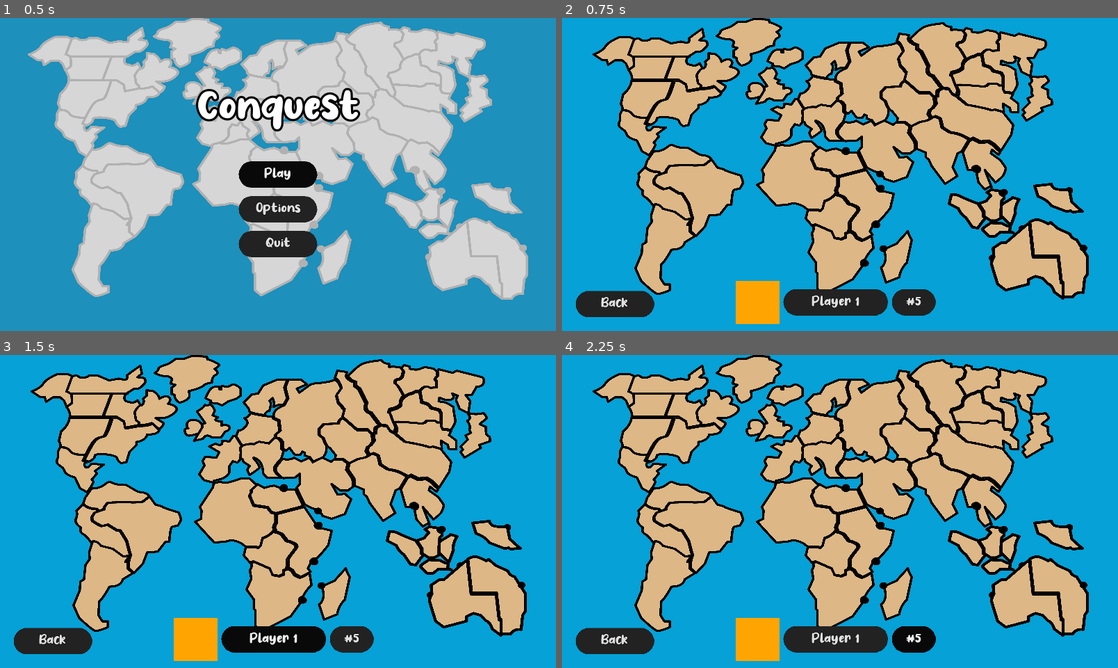
Above: before the commit, frames 1-4 (two rows, left to right).
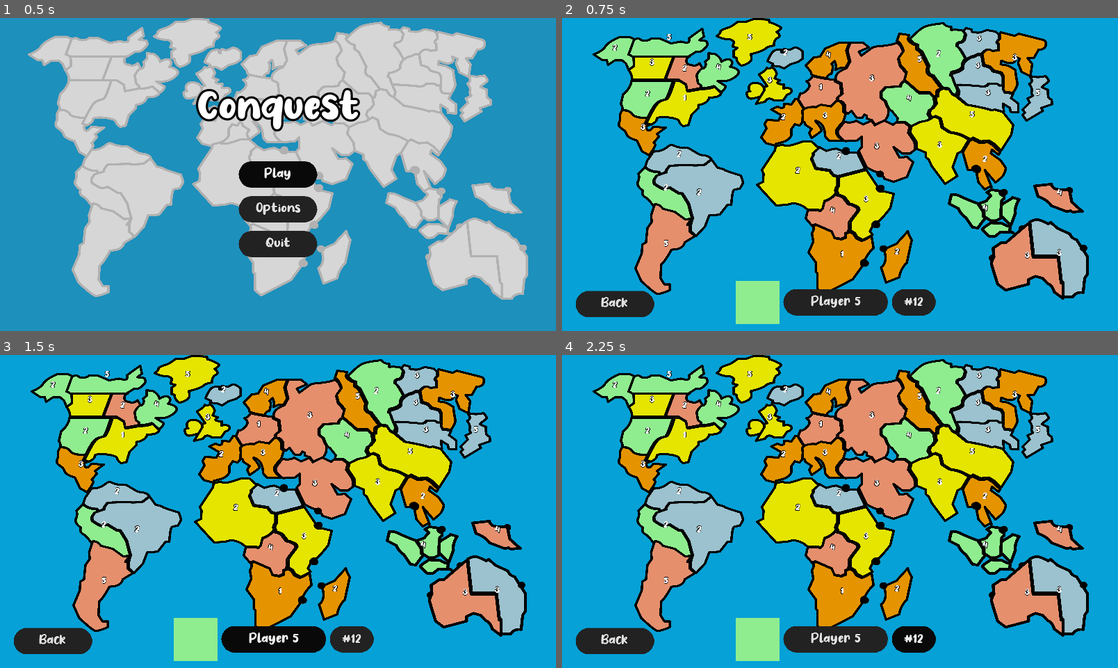
Above: after the commit, the same moments.

Repository: argosopentech/Conquest
Game: Godot game, scene res://Source/Main/Main.tscn
Two runs of this game, one before a commit and one after it. Both use one fixed random seed, a clock stepped at 60 frames per second and the inputs below.
Inputs:
- Up to frame 1 (0.5 s): no input
- Up to frame 2 (0.75 s): click "Play" at 0.5 s
- Up to frame 3 (1.5 s): click "Player 1" (after the commit: "Player 5") at 1.25 s
- Up to frame 4 (2.25 s): click "#5" (after the commit: "#12") at 2 s

Frame 1 is identical in both runs. In frame 2, 33% of the frame differs, in the area x 6-95%, y 0-98%; in frame 3, 33%; in frame 4, 33%.

Commit message:
Auto Place for troops placement

Diff:
--- a/Source/Gameplay/Game/Game.gd
+++ b/Source/Gameplay/Game/Game.gd
@@ -11,6 +11,7 @@
 var occupied_countries = 0
 var total_countries = 42
 var number_of_players_placed_all_troops = 0
+var auto_place = true
 
 func _ready():
 	setup()
@@ -28,13 +29,28 @@
 	for player in players.get_children():
 		player.set_initial_troops(initial_troops)
 
-func active_player_changed(p_active_index, p_active_player):
+func active_player_changed(p_active_index, p_active_player: Player):
 	if not hud:
 		yield(self, "ready")
 	active_player = p_active_player
 	active_player_index = p_active_index
 	hud.update_display(active_player_index, active_player)
 	update_countries_on_turn_complete()
+	if all_players_placed_all_troops():
+		p_active_player.all_troops_placed()
+	else:
+		if auto_place:
+			auto_place_troops()
+
+func auto_place_troops():
+	var placed = false
+	while (not placed):
+		var i = randi() % 42
+		var country: Country = countries.get_child(i)
+		var troops_before = country.troops
+		country.country_clicked()
+		if troops_before < country.troops:
+			placed = true
 
 func _input(event):
 	if event.is_action_pressed("quit"):
--- a/Source/Gameplay/Map/Country/Country.gd
+++ b/Source/Gameplay/Map/Country/Country.gd
@@ -78,9 +78,12 @@
 	if event is InputEventMouseButton:
 		if event.button_index == BUTTON_LEFT:
 			if event.is_pressed():
-				var state = country_state.clicked(self)
-				if state:
-					change_state(state)
+				country_clicked()
+
+func country_clicked():
+	var state = country_state.clicked(self)
+	if state:
+		change_state(state)
 
 func _input(event):
 	if event.is_action_pressed("reveal_country_names"):
--- a/Source/Gameplay/Player/Player.gd
+++ b/Source/Gameplay/Player/Player.gd
@@ -24,6 +24,11 @@
 
 func setup_state():
 	player_state.enter(self)
+
+func all_troops_placed():
+	var state = player_state.all_troops_placed()
+	if state:
+		change_state(state)
 
 func change_state(state):
 	var previous_state = player_state
--- a/Source/Gameplay/StateMachine/PlayerStates/PlacementState.gd
+++ b/Source/Gameplay/StateMachine/PlayerStates/PlacementState.gd
@@ -28,3 +28,6 @@
 
 func get_class():
 	return "Placement State"
+
+func all_troops_placed(player: Player):
+	return player_states.draft.new()
--- a/Source/Gameplay/StateMachine/PlayerStates/PlayerState.gd
+++ b/Source/Gameplay/StateMachine/PlayerStates/PlayerState.gd
@@ -23,3 +23,6 @@
 
 func country_clicked(player: Player, country: Country):
 	pass
+
+func all_troops_placed(player: Player):
+	pass
